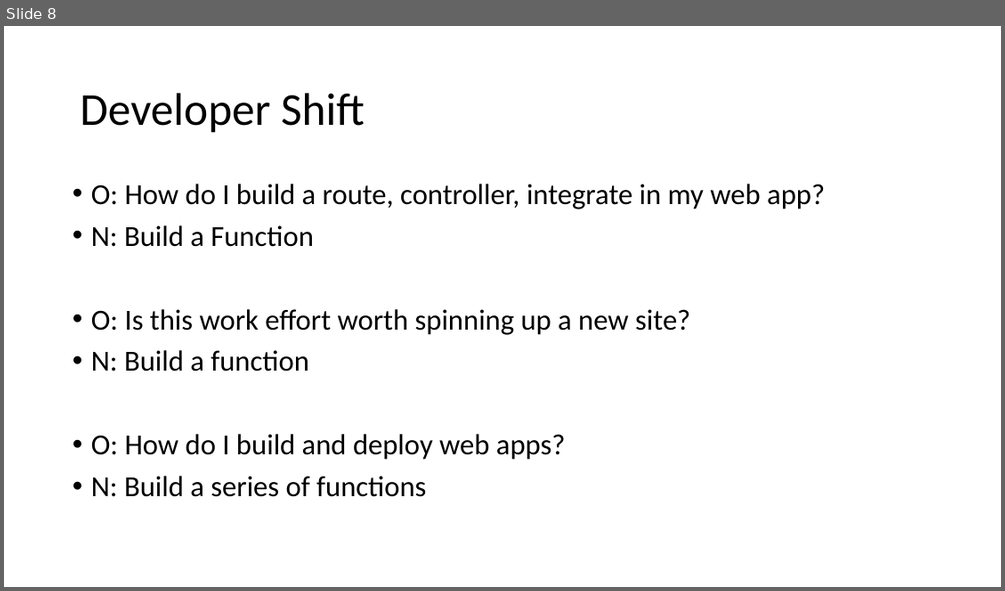
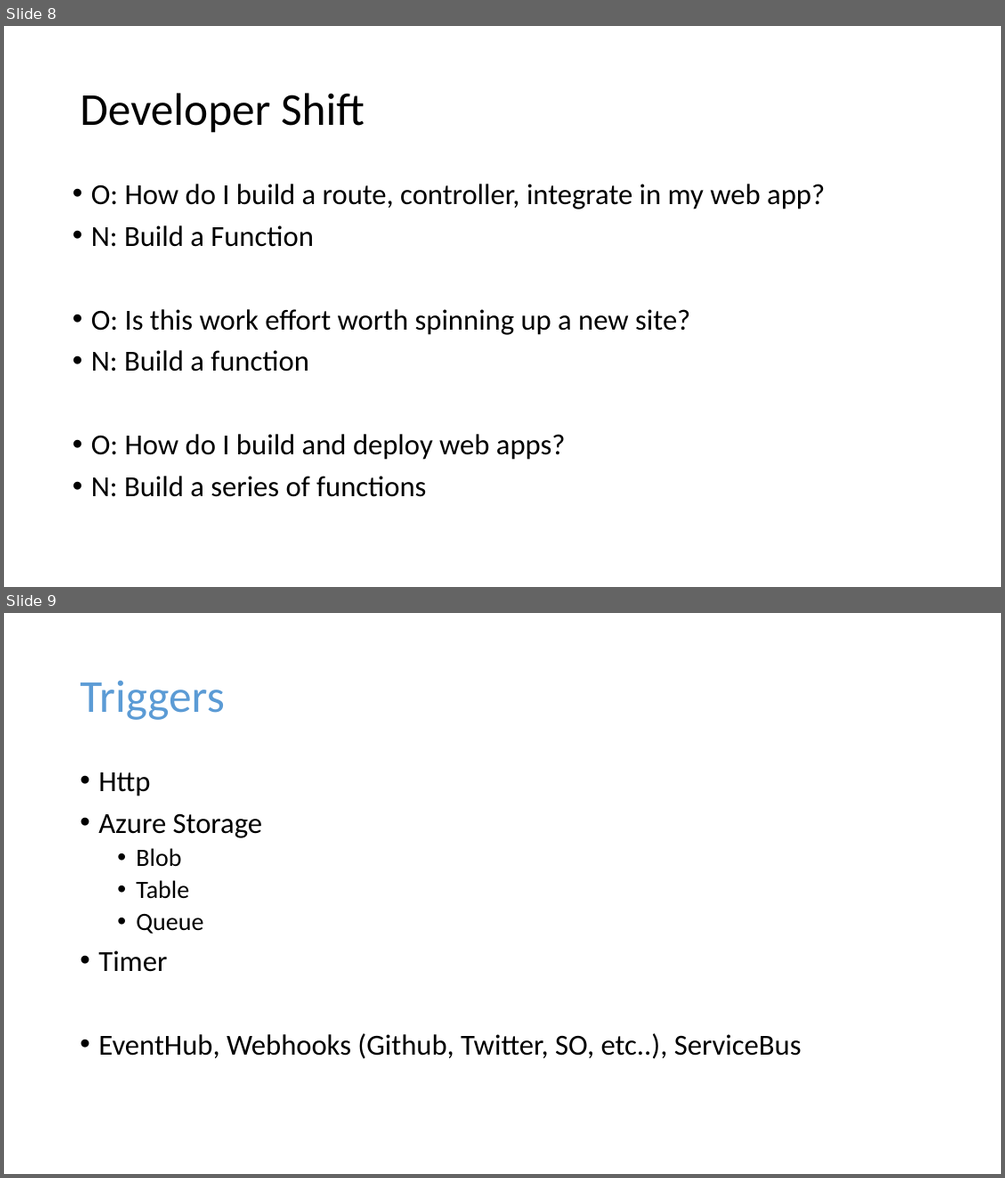
Before and after one commit to jamessdixon/Trinug.MainMeeting.March2017, a slide deck: Presentation/AzureFunctions.pptx. Shown one above the other, each under a label of ours: slide 8 before the commit, slides 8 and 9 after it. The pictures are 1005x591 and 1005x1178 pixels, drawn with LibreOffice and Linux fonts; fonts in the diff are those of the drawing. Boxes give left, top, right and bottom in pixels: in the first picture for what was removed or moved away, otherwise in the second. Text is boxed around its words. In the diff, an @@ line names an element or a change of style, - is before the commit and + after.

```diff
--- a/Presentation/AzureFunctions.pptx
+++ b/Presentation/AzureFunctions.pptx
@@ slide 9 added at [4, 613, 1001, 1174], background #FFFFFF @@
@@ title added at [80, 681, 224, 720], 44 pt, text #5B9BD5 @@
+Triggers
@@ text added at [98, 772, 801, 1059], 28 pt, text #000000 @@
+• Http
+• Azure Storage
+  • Blob
+  • Table
+  • Queue
+• Timer
+• EventHub, Webhooks (Github, Twitter, SO, etc..), ServiceBus
```
Also in this commit, not shown: 3 slides changed, 3 other slides added, 1 slide removed.
